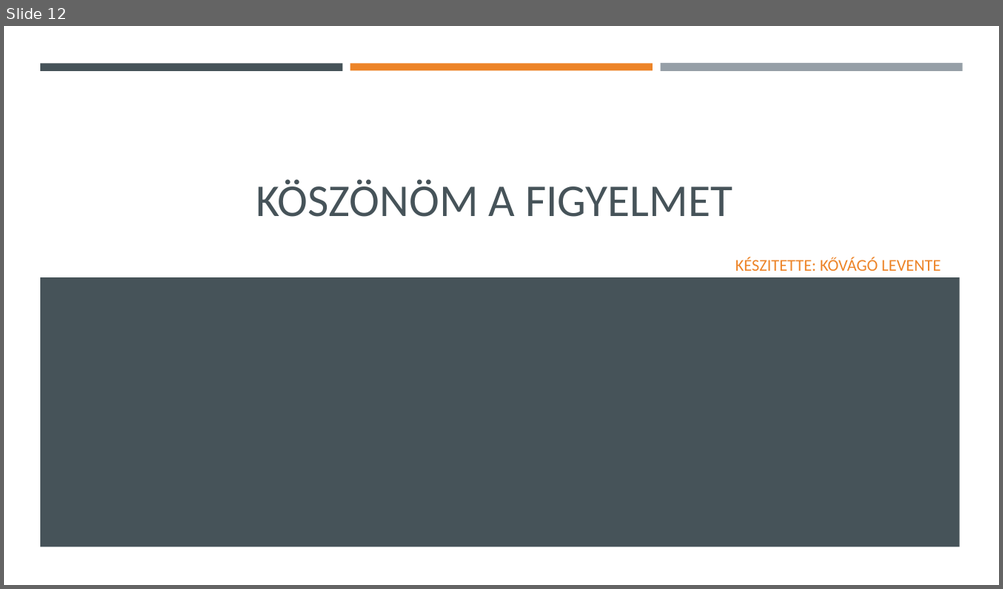
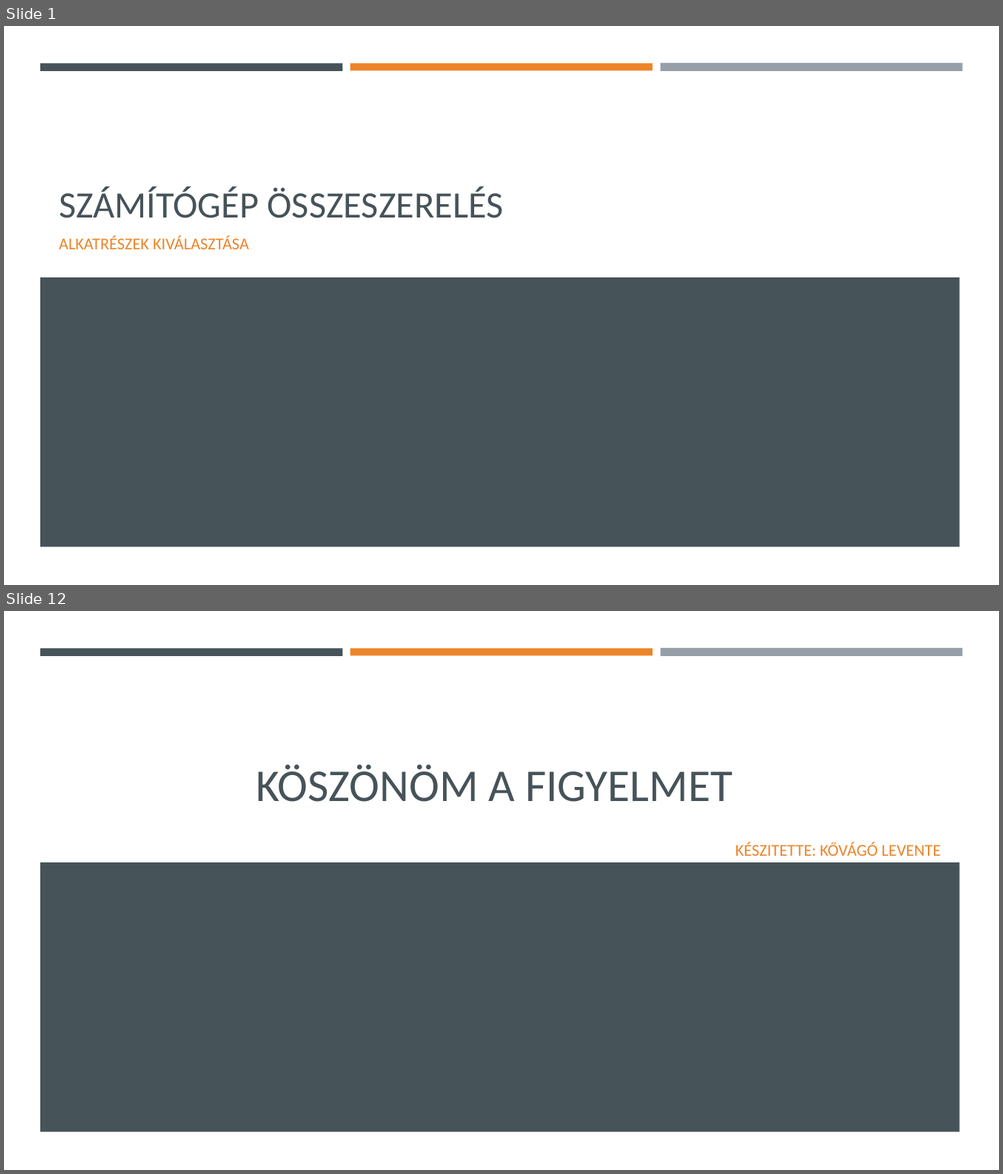
Before and after one commit to KovagoLevente/Paprika, a slide deck: Bemutató1.pptx. Shown one above the other, each under a label of ours: slide 12 before the commit, slides 1 and 12 after it; the slides between them are not shown. The pictures are 1003x589 and 1003x1174 pixels, drawn with LibreOffice and Linux fonts; fonts in the diff are those of the drawing. Boxes give left, top, right and bottom in pixels: in the first picture for what was removed or moved away, otherwise in the second. Text is boxed around its words. In the diff, an @@ line names an element or a change of style, - is before the commit and + after.

Commit message:
képek keresése téma kiválasztása linkek összegyűjtése

```diff
--- a/Bemutató1.pptx
+++ b/Bemutató1.pptx
@@ slide 1 added at bbox=[4, 26, 999, 585], background #FFFFFF; not listed: 4 template elements that a slide beside it also shows @@
@@ title added at bbox=[59, 187, 504, 218], 36 pt, text #465359 @@
+SZÁMÍTÓGÉP ÖSSZESZERELÉS
@@ subtitle added at bbox=[59, 235, 249, 249], 16 pt, text #ED8428 @@
+ALKATRÉSZEK KIVÁLASZTÁSA
```
Also in this commit, not shown: 10 other slides added, 11 slides removed, 1 other file.
